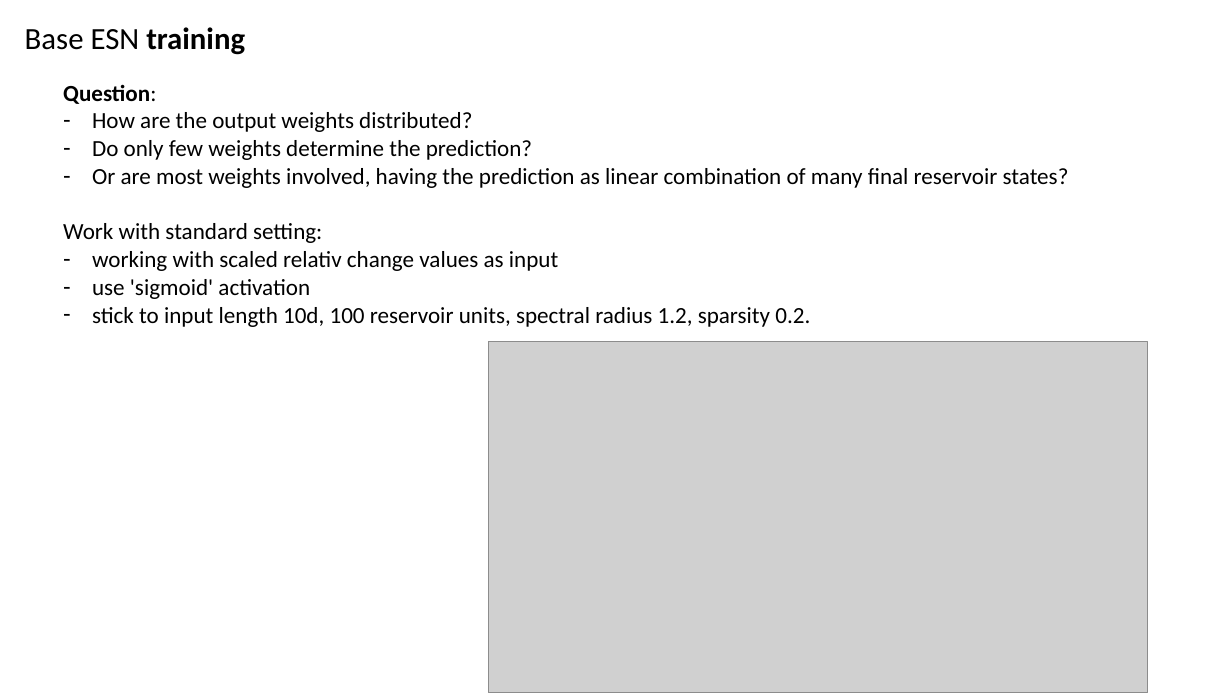
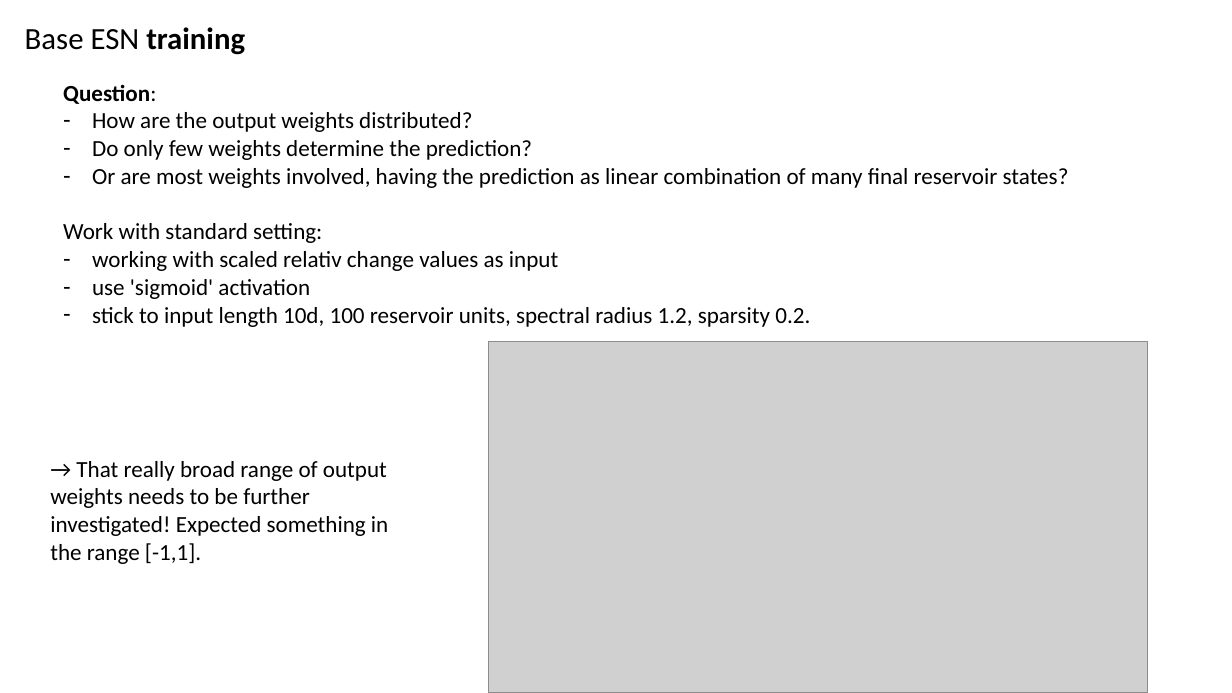
Before and after one commit to MarcoLandtHayen/EchoStateNetworks, a slide deck: slide 6 of ESN_exp01_BasicESN.pptx. Drawn at 1232x693 pixels with LibreOffice and Linux fonts; fonts in the diff are those of the drawing; grey boxes stand for pictures. Boxes give left, top, right and bottom in pixels: in the first picture for what was removed or moved away, otherwise in the second. Text is boxed around its words. In the diff, an @@ line names an element or a change of style, - is before the commit and + after.

```diff
--- a/ESN_exp01_BasicESN.pptx
+++ b/ESN_exp01_BasicESN.pptx
@@ text added at (50, 461, 388, 564), 18 pt, text #000000 @@
+→ That really broad range of output weights needs to be further investigated! Expected something in the range [-1,1].
```
Also in this commit, not shown: 4 other files.
